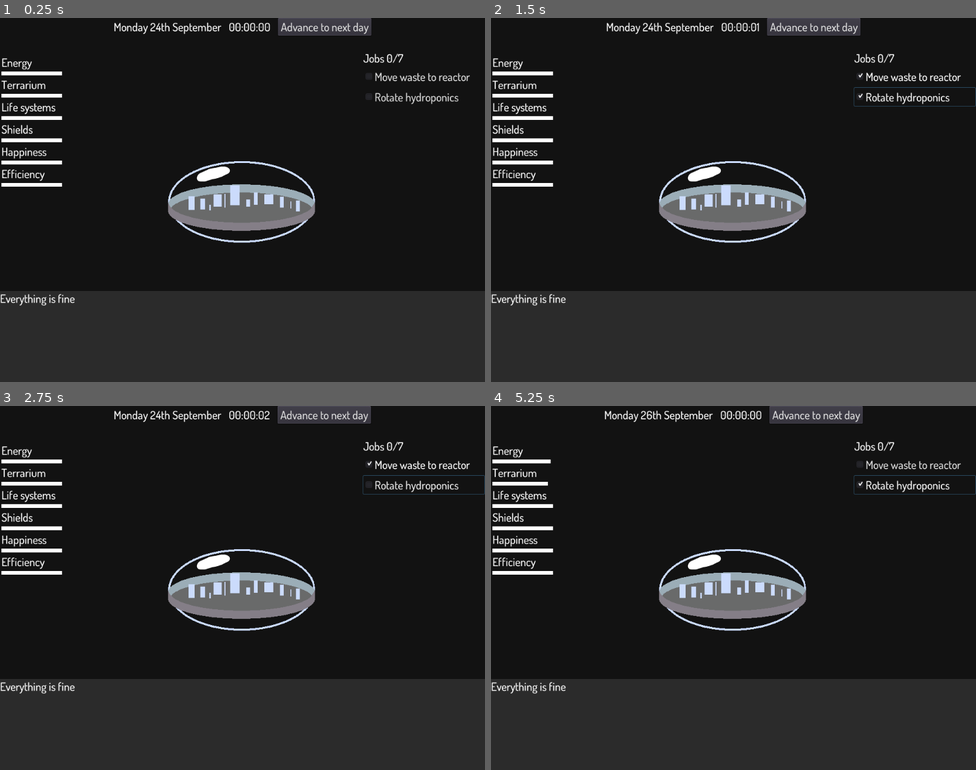
Above: before the commit, frames 1-4 (two rows, left to right).
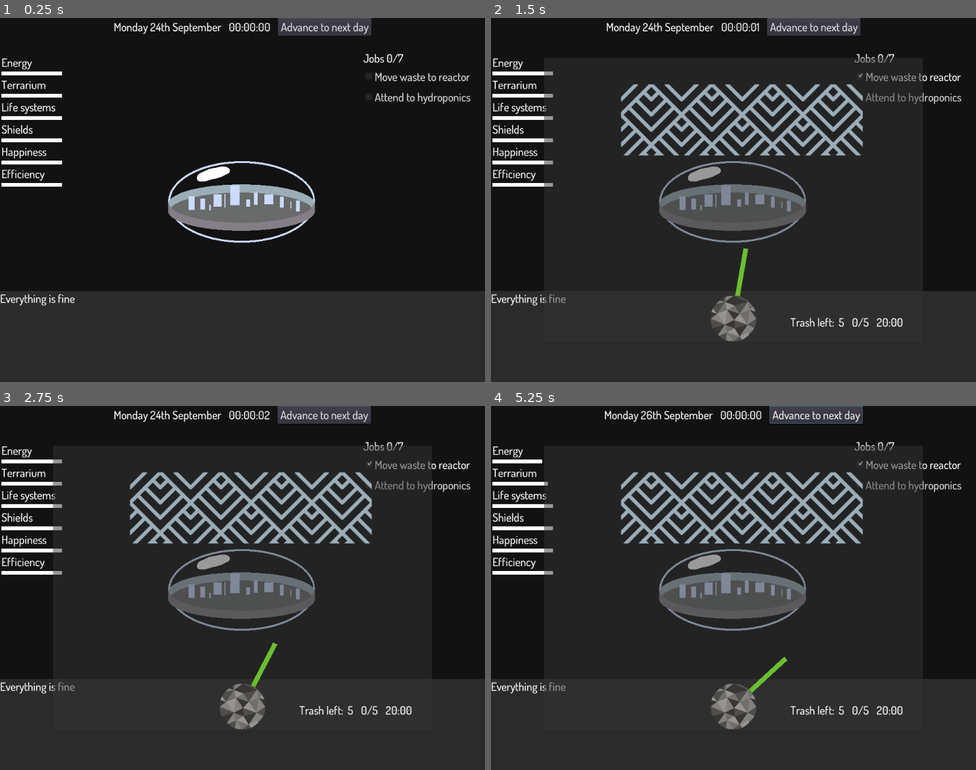
Above: after the commit, the same moments.

Repository: broquaint/eggjam20
Game: Godot game, scene res://Root.tscn
Two runs of this game, one before a commit and one after it. Both use one fixed random seed, a clock stepped at 60 frames per second and the inputs below.
Inputs (mouse positions are in pixels of both pictures, inside the frame that each line leads up to):
- Up to frame 1 (0.25 s): no input
- Up to frame 2 (1.5 s): click "Move waste to reactor" at 0.5 s; click (912, 98) at 1.25 s, where only the run before the commit has a clickable "Rotate hydroponics"
- Up to frame 3 (2.75 s): click (421, 486) at 2 s, where only the run after the commit has a clickable "Attend to hydroponics"
- Up to frame 4 (5.25 s): click "Advance to next day" at 2.75 s; click "Advance to next day" at 3.5 s; click "Move waste to reactor" at 4.25 s; click (912, 486) at 5 s, where only the run before the commit has a clickable "Rotate hydroponics"

The runs differ from the first frame. In frame 1, 0.3% of the frame differs, in the area x 77-97%, y 20-24%; in frame 2, 10%; in frame 3, 10%; in frame 4, 10%, in the area x 10-100%, y 0-89%.

Commit message:
Integrate feed reactor mini game
It's all a bit clunky bit it works! Still kinda meaningless and shorn
of context, but that's the easy part right?

Also fixed a few edge cases/bugs that I'm too lazy to separate out
into individual commits.

Diff:
--- a/scenes/TrashBall.tscn
+++ b/scenes/TrashBall.tscn
@@ -11,6 +11,7 @@
 
 [node name="TrashBall" type="RigidBody2D"]
 position = Vector2( 400, 550 )
+mode = 1
 physics_material_override = SubResource( 5 )
 gravity_scale = 0.0
 script = ExtResource( 2 )
--- a/scripts/FeedReactor.gd
+++ b/scripts/FeedReactor.gd
@@ -1,4 +1,6 @@
 extends Node2D
+
+signal game_completed(ball_total, score)
 
 enum PlayState {
 	AT_START,
@@ -44,7 +46,7 @@
 			play_state = PlayState.PLAYING
 			$ReactorAnimationPlayer.play("StartReactor")
 		launch_waste()
-	var time_left = $PlayTime.wait_time if $PlayTime.is_stopped() else $PlayTime.time_left
+	var time_left = $PlayTime.wait_time if $PlayTime.is_stopped() and play_state < PlayState.TRASH_FINISHED else $PlayTime.time_left
 	if play_state != PlayState.TRASH_FINISHED:
 		$Status/TimeLeft.text = '%d:%02d' % [time_left, 100 * fmod(time_left, 1.0)]
 	$Status/TrashBallCount.text = '%d' % trash_ball_count
@@ -55,6 +57,7 @@
 	if trash_ball_count == 0:
 		end_game()
 	launch_state = LauncherState.LAUNCHED
+	trash_ball.mode = RigidBody.MODE_RIGID
 	trash_ball.apply_central_impulse(Vector2(0, 500).rotated(deg2rad($Trajectory.rotation_degrees)))
 	$SwingAnimationPlayer.stop()
 	$Reload.start()
@@ -76,6 +79,7 @@
 	play_state = PlayState.TRASH_FINISHED
 	if not $PlayTime.is_stopped():
 		$PlayTime.paused = true
+	$SwingAnimationPlayer.stop(false)
 	# Wait some time for things to play out then call it whatever state.
 	yield(get_tree().create_timer(3.0), 'timeout')
 	play_state = PlayState.ALL_DONE
@@ -85,7 +89,7 @@
 			var shrink = get_tree().create_tween()
 			shrink.tween_property(ball.get_node('Sprite'), 'scale', Vector2.ZERO, 1.0)
 			shrink.set_parallel()
-	# emit_signal("game_complete", ...)
+	emit_signal("game_completed", trash_ball_total, score)
 
 func trash_in_reactor(ball):
 	if play_state == PlayState.ALL_DONE:
--- a/scripts/Game.gd
+++ b/scripts/Game.gd
@@ -2,14 +2,16 @@
 
 signal clock_tick(clock_time)
 signal calendar_update(day)
+
 var clock_time : int = 0
 var day : int = 24
 
 func _ready():
 	connect("clock_tick", $UI/Status, "update_clock")
 	connect("calendar_update", $UI/Status, "update_date")
-	connect("clock_tick", $UI/Measures, "update_measures")
+	connect("clock_tick", $UI/Measures, "tick_update_measures")
 	connect("clock_tick", Habitat, "update_measures")
+	Habitat.connect("measures_updated", $UI/Measures, "change_update_measures")
 	$UI/Status/Advance.connect("pressed", self, "advance_day")
 
 	for stub in $UI/JobList/Jobs.get_children():
@@ -18,7 +20,7 @@
 		var jb = JobButton.new()
 		jb.job = job
 		jb.text = job.description
-		jb.connect('job_done', Habitat, 'job_completed')
+		jb.connect('job_started', Habitat, 'job_begun')
 		$UI/JobList/Jobs.add_child(jb)
 	move_passage_of_time()
 
--- a/scripts/Habitat.gd
+++ b/scripts/Habitat.gd
@@ -1,5 +1,7 @@
 # class_name Habitat
 extends Node
+
+signal measures_updated()
 
 const DAY : int  = 60 * 60 * 24
 const WEEK : int = DAY * 7
@@ -14,6 +16,8 @@
 const ENERGY_MAX = WEEK
 const TERRARIUM_MAX = WEEK * 2
 const LIFE_SYSTEMS_MAX = WEEK / 2
+
+onready var feed_reactor_scene = preload("res://scenes/FeedReactor.tscn")
 
 var energy : float = 100.0
 var terrarium : float = 100.0
@@ -31,7 +35,7 @@
 		funcref(self, '_job_feed_reactor')
 	),
 	Job.create(
-		'Rotate hydroponics',
+		'Attend to hydroponics',
 		'terrarium',
 		112233,
 		'Wednesday',
@@ -53,11 +57,25 @@
 #	print("energy now ", energy, " after ", delta)
 #	life_systems -= float(clock_time) / float(LIFE_SYSTEMS_WEAR)
 
-func job_completed(job):
+func job_begun(job):
 	job.change_effect.call_func()
+	emit_signal("measures_updated")
 
 func _job_feed_reactor():
-	energy = clamp(energy + ENERGY_USAGE, 0.0, ENERGY_MAX)
+	var feed_reactor = feed_reactor_scene.instance()
+	feed_reactor.position = Vector2(112, 84)
+	get_node("/root/Root").add_child(feed_reactor)
+	var res = yield(feed_reactor, "game_completed")
+
+	yield(get_tree().create_timer(2.0), 'timeout')
+	var fade = get_tree().create_tween()
+	fade.tween_property(feed_reactor, 'modulate', Color('#00ffffff'), 1.0)
+	fade.tween_callback(feed_reactor, 'queue_free')
+
+	var up_by = float(ENERGY_USAGE) * (float(res[1]) / float(res[0]))
+	var new_val = clamp(energy + up_by, 0.0, float(ENERGY_MAX))
+	print("energy from ", energy, ' to ', new_val, ' based on ', res, ' up by ', up_by)
+	energy = new_val
 
 func _job_rotate_hydroponics():
 	terrarium = clamp(terrarium + TERRARIUM_DETERIORATION, 0.0, TERRARIUM_MAX)
--- a/scripts/JobButton.gd
+++ b/scripts/JobButton.gd
@@ -2,12 +2,13 @@
 
 extends CheckBox
 
-signal job_done(job)
+signal job_started(job)
 
 var job : Habitat.Job
 
 func _ready():
-	connect('pressed', self, 'job_done')
+	connect('pressed', self, 'job_started')
 
-func job_done():
-	emit_signal('job_done', job)
+func job_started():
+	release_focus()
+	emit_signal('job_started', job)
--- a/scripts/Measures.gd
+++ b/scripts/Measures.gd
@@ -1,7 +1,12 @@
 extends VBoxContainer
 
+func tick_update_measures(_clock_time: int, _delta: int):
+	update_measures()
 
-func update_measures(clock_time: int, _delta):
+func change_update_measures():
+	update_measures()
+
+func update_measures():
 	$EnergyMeter.rect_size.x = 128 * (Habitat.energy_percent() / 100)
 	$TerrariumMeter.rect_size.x = 128 * (Habitat.terrarium_percent() / 100)
-#	$LifeSystemsMeter.rect_size.x = 128 * (Habitat.life_systems / 100)
+	#	$LifeSystemsMeter.rect_size.x = 128 * (Habitat.life_systems / 100)
